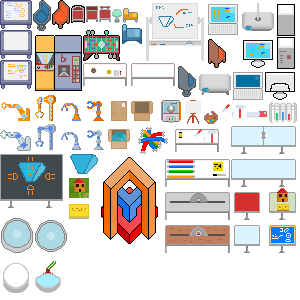
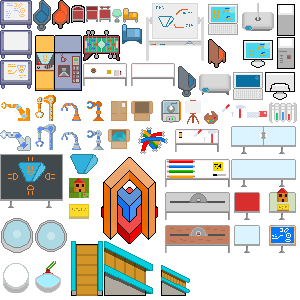
Before/after of a 300px x 300px layered artwork. What changed in the layer stack:
added layer "Layer 59" above "Layer 58" over [161, 265, 190, 296]
added layer "Layer 58" above "Layer 57" over [71, 241, 153, 296]
